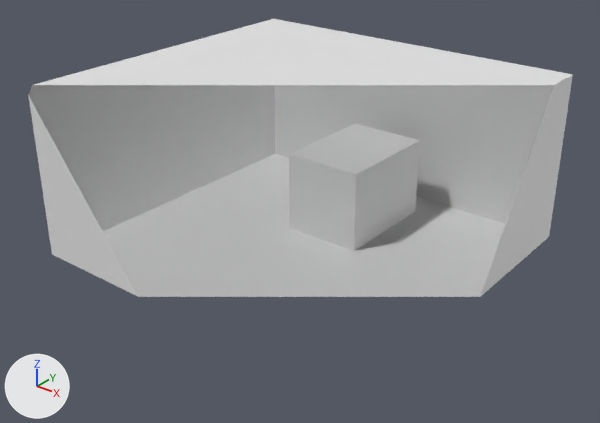
What one commit did to the glTF model assets/scenes/tv-room/model.glb.
One viewpoint serves both versions: a camera (50 mm lens) standing at (17.05, -18.83, 12.98) and looking at (1.12, 1.08, 0.63). Arrows for +X, +Y and +Z are at lower left; the lights stay in place. Everything nearer to the camera than a plane just in front of the edit is cut away. Where no turn or scale is listed for an object, it has been applied to the vertices.

In view in the first picture: 'desk_raycastable', 'sol'.
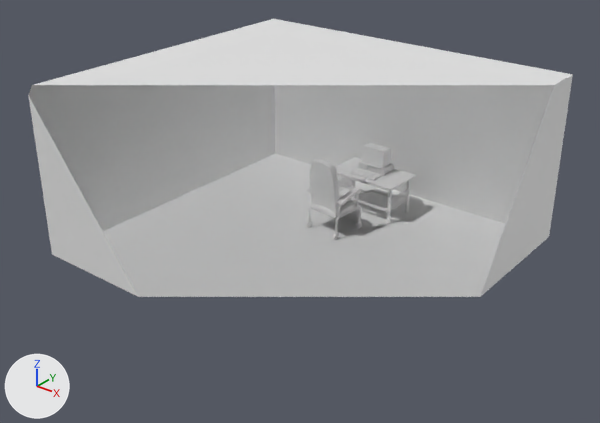
Where the change shows, as pixel boxes (x1, y1, x2, y2) in the pictures (600 x 423 px):
'desk_raycastable', deleted
    before: (289, 124, 420, 251)
'desk', unchanged, uncovered by the edit
    after: (306, 157, 416, 239)

What changed in the scene script:
```text
Remove ob_desk_raycastable:
    ob_desk_raycastable = bpy.data.objects.new('desk_raycastable', me_cube_001)
    ob_desk_raycastable.location = (0.51, 4.56, 0.08)
```
